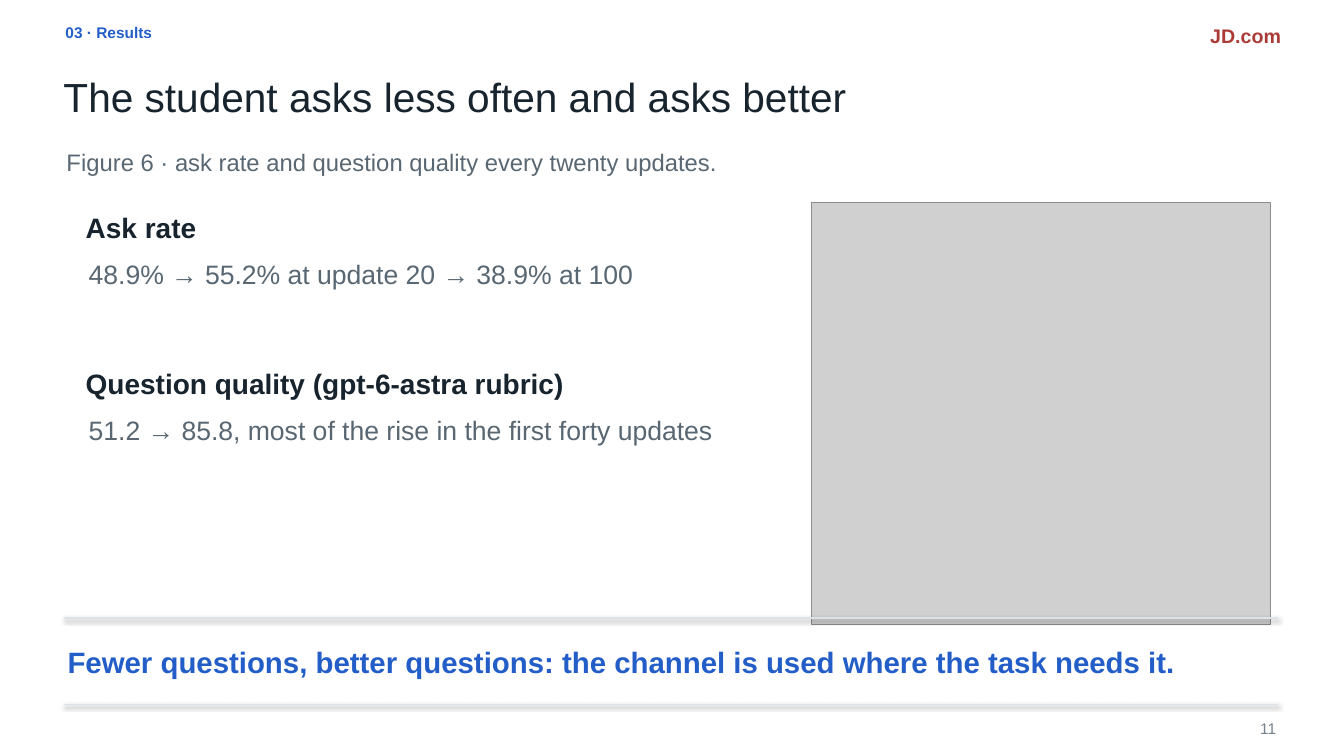
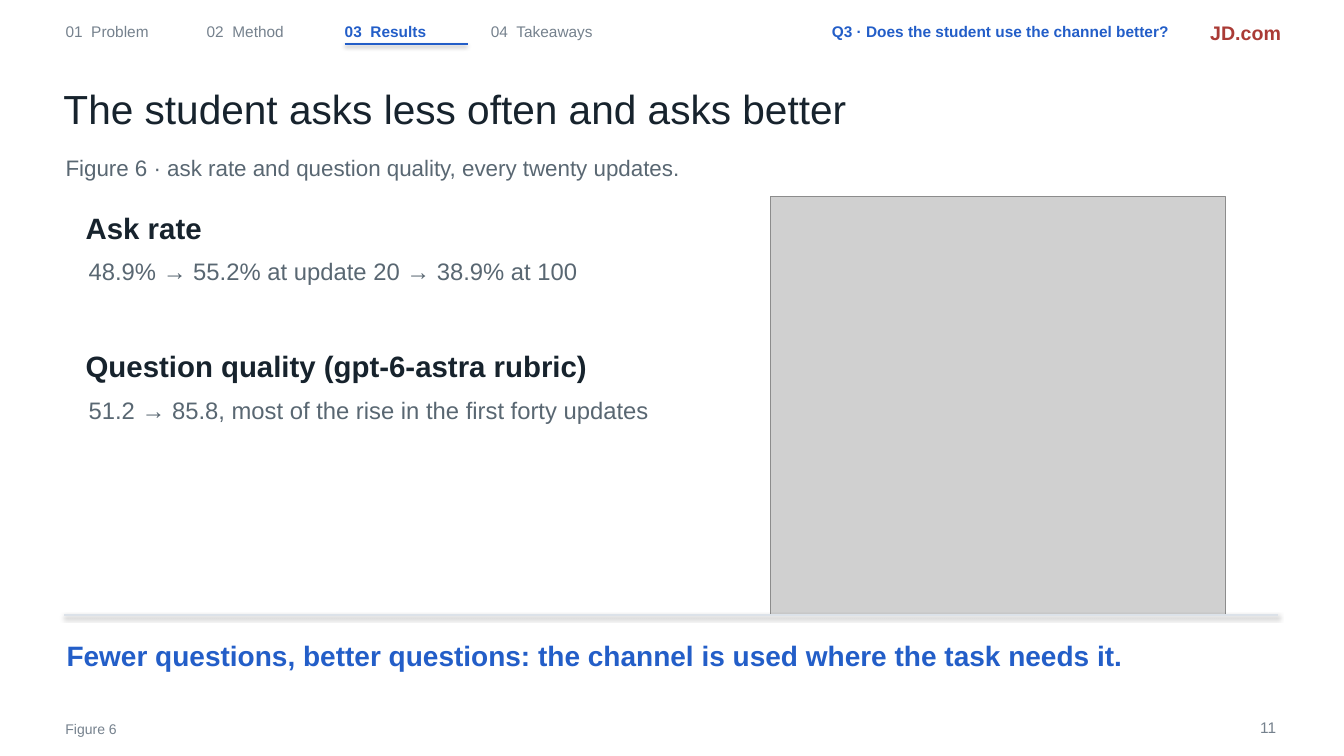
Before and after one commit to liruiluo/communicative-opsd, a slide deck: slide 11 of assets/slides/copd-slides.pptx. Drawn at 1344x756 pixels with LibreOffice and Linux fonts; fonts in the diff are those of the drawing; grey boxes stand for pictures. Boxes give left, top, right and bottom in pixels: in the first picture for what was removed or moved away, otherwise in the second. Text is boxed around its words. In the diff, an @@ line names an element or a change of style, - is before the commit and + after.

Commit message:
Restyle the deck: chapter nav, one claim per slide, no text overlaps

```diff
--- a/assets/slides/copd-slides.pptx
+++ b/assets/slides/copd-slides.pptx
@@ text added at [66, 26, 148, 37], 11 pt, text #75818D @@
+01 Problem
@@ text added at [207, 26, 283, 37], 11 pt, text #75818D @@
+02 Method
@@ text at [345, 26, 426, 37]: text changed @@
-03 · Results
+03 Results
@@ text added at [491, 26, 592, 40], 11 pt, text #75818D @@
+04 Takeaways
@@ text added at [832, 26, 1168, 40], 11 pt, text #235EC8, bold @@
+Q3 · Does the student use the channel better?
@@ text "JD.com" at [1210, 26, 1281, 40]: line spacing 1.12 to 1.1 @@
@@ line added from (345, 44) to (468, 44), #235EC8 1.2 pt @@
@@ text "The student asks less often ..." at [63, 94, 846, 125]: line spacing 1.12 to 1.1 @@
@@ text "The student asks less often ...": place and size @@
-text "The student asks less often ..." at [63, 82, 846, 113]
+text "The student asks less often ..." at [63, 94, 846, 125]
@@ text at [66, 160, 680, 181]: text changed; size 17 to 16 pt @@
-Figure 6 · ask rate and question quality every twenty updates.
+Figure 6 · ask rate and question quality, every twenty updates.
@@ text "Ask rate" at [86, 217, 202, 240]: size 20 to 21 pt; line spacing 1.12 to 1.1 @@
@@ picture: place and size @@
-picture at [812, 203, 1270, 625]
+picture at [771, 197, 1226, 615]
@@ text "48.9% → 55.2% at update ..." at [89, 262, 577, 285]: size 19 to 17 pt; line spacing 1.12 to 1.1 @@
@@ text "Question quality (gpt-6-astra rubric)" at [86, 355, 587, 383]: size 20 to 21 pt; line spacing 1.12 to 1.1 @@
@@ text "Question quality (gpt-6-astra rubric)": place and size @@
-text "Question quality (gpt-6-astra rubric)" at [86, 373, 564, 400]
+text "Question quality (gpt-6-astra rubric)" at [86, 355, 587, 383]
@@ text "51.2 → 85.8, most of ..." at [89, 401, 649, 424]: size 19 to 17 pt; line spacing 1.12 to 1.1 @@
@@ text "51.2 → 85.8, most of ...": place and size @@
-text "51.2 → 85.8, most of ..." at [89, 420, 712, 446]
+text "51.2 → 85.8, most of ..." at [89, 401, 649, 424]
@@ line moved from (65, 618) - (1278, 618) to (65, 615) - (1278, 615) @@
@@ text "Fewer questions, better questions: the ..." at [67, 645, 1122, 671]: size 21 to 20 pt; line spacing 1.12 to 1.1 @@
@@ line removed from (65, 705) to (1278, 705) @@
@@ text added at [65, 724, 117, 737], 10 pt, text #75818D @@
+Figure 6
```
Also in this commit, not shown: 13 other slides changed, 2 other files.
